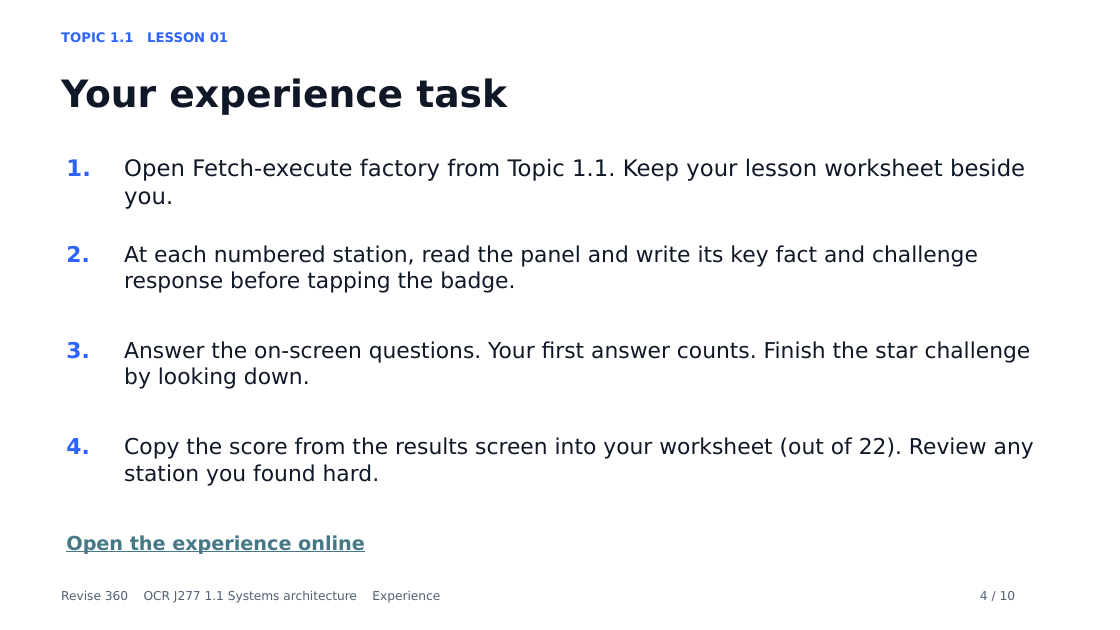
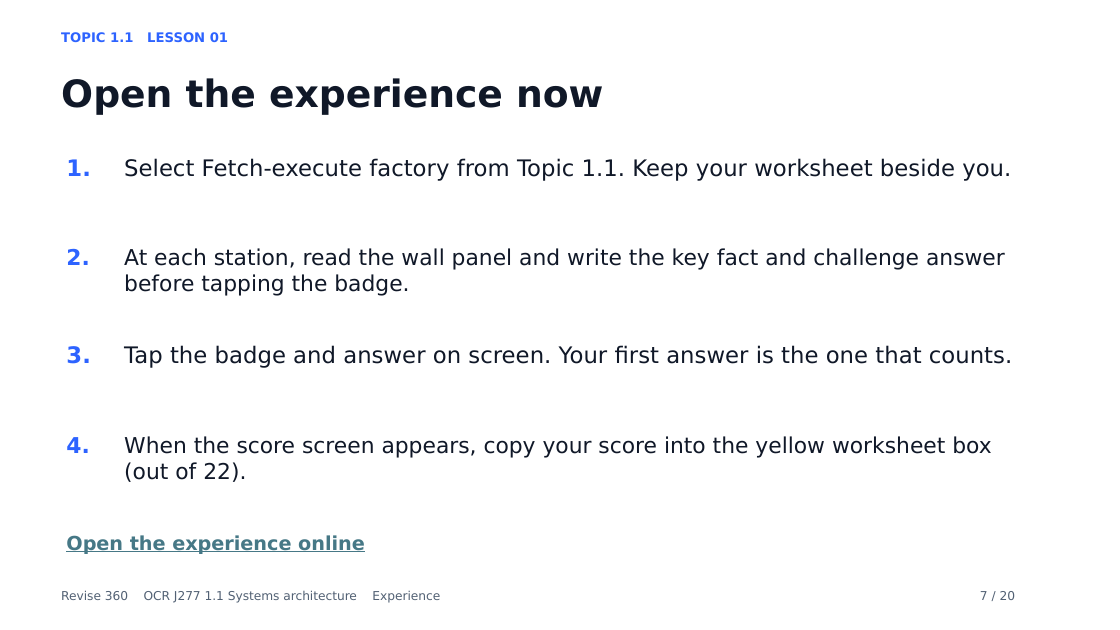
Before and after one commit to MrP-CS/Revise360, a slide deck: slide 7 of presentations/SA_L01_FetchExecuteFactory_Lesson.pptx (slide 4 before the commit). Drawn at 1120x630 pixels with LibreOffice and Linux fonts; fonts in the diff are those of the drawing. Boxes give left, top, right and bottom in pixels: in the first picture for what was removed or moved away, otherwise in the second. Text is boxed around its words. In the diff, an @@ line names an element or a change of style, - is before the commit and + after.

Commit message:
Align Topic 1.1 lesson decks with worksheets and experience views

```diff
--- a/presentations/SA_L01_FetchExecuteFactory_Lesson.pptx
+++ b/presentations/SA_L01_FetchExecuteFactory_Lesson.pptx
@@ text at [61,78,603,115]: text changed @@
-Your experience task
+Open the experience now
@@ text at [124,158,1011,181]: text changed @@
-Open Fetch-execute factory from Topic 1.1. Keep your lesson worksheet beside you.
+Select Fetch-execute factory from Topic 1.1. Keep your worksheet beside you.
@@ text at [124,248,1005,296]: text changed @@
-At each numbered station, read the panel and write its key fact and challenge response before tapping the badge.
+At each station, read the wall panel and write the key fact and challenge answer before tapping the badge.
@@ text "3." at [66,346,90,364]: size 18.8 to 19.5 pt @@
@@ text at [124,345,1012,368]: text changed; size 18.8 to 19.5 pt @@
-Answer the on-screen questions. Your first answer counts. Finish the star challenge by looking down.
+Tap the badge and answer on screen. Your first answer is the one that counts.
@@ text at [124,436,991,482]: text changed @@
-Copy the score from the results screen into your worksheet (out of 22). Review any station you found hard.
+When the score screen appears, copy your score into the yellow worksheet box (out of 22).
@@ text at [980,591,1016,600]: text changed @@
-4 / 10
+7 / 20
```
Also in this commit, not shown: 7 other slides changed, 12 slides added, 2 slides removed, 3 other files.
